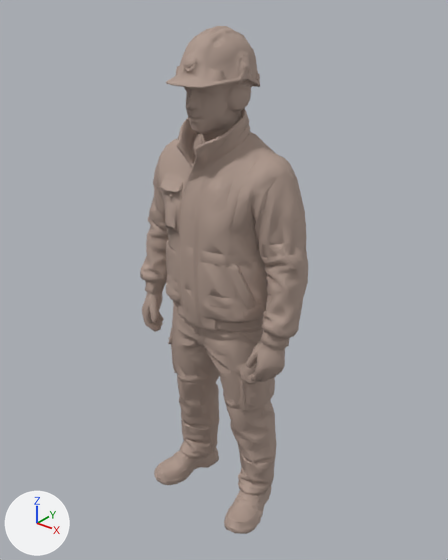
The glTF model assets/models/ourier-homme-02.glb: old version first, new version second.
Before and after are seen from a 50 mm camera at (1.209, -1.487, 1.859) aimed at (-0.003, 0.029, 0.92). Lighting does not change. The marker at lower left points along +X, +Y and +Z. The first picture is the older version.

The older version as bpy lines, for what is in view:
```python
me_mesh_0 = bpy.data.meshes.new('Mesh_0')
me_mesh_0.from_pydata(...)  # 5015 vertices, 10051 faces; spans x -0.34..0.34, y -0.18..0.18, z 0.0..1.74
me_mesh_0.materials.append(mat_ifcsurfacestylerendering_1750590)  # beige #ae998d
ob_mesh_0 = bpy.data.objects.new('Mesh_0', me_mesh_0)
ob_mesh_0.location = (0.0, 0.0, 0.0)
```
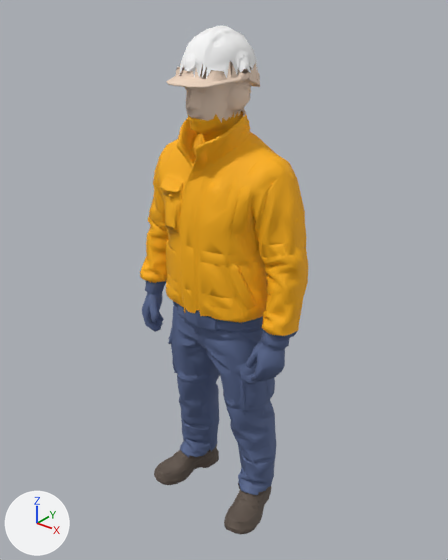
Changed parts and their boxes [x1, y1, x2, y2] in the pictures (448 x 560 px; the box of a moved part takes in the faces that stretch with it):
'Mesh_0', reshaped: before [140, 26, 308, 534]; after [140, 25, 308, 534]
part 1 of me_mesh_0, moved or reshaped: before [140, 26, 306, 533]; after [140, 25, 308, 534]
part 2 of me_mesh_0, recoloured (beige to white): [183, 26, 250, 78] in both
part 3 of me_mesh_0, recoloured: [154, 450, 271, 534] in both
part 4 of me_mesh_0, recoloured (beige to blue): [142, 284, 297, 492] in both
part 5 of me_mesh_0, recoloured (lighter): [173, 64, 260, 120] in both
part 6 of me_mesh_0, recoloured: [142, 116, 308, 333] in both

Edits to the bpy script that builds the scene:
```text
Add mat_chaussures:
    mat_chaussures = principled_material('chaussures')
    mat_chaussures.base_color = (0.12, 0.09, 0.07)  # brown #61554b
    mat_chaussures.roughness = 0.75
Add mat_peau:
    mat_peau = principled_material('peau')
    mat_peau.base_color = (0.85, 0.66, 0.52)  # beige #edd4bf
    mat_peau.roughness = 0.75
Add mat_pantalon:
    mat_pantalon = principled_material('pantalon')
    mat_pantalon.base_color = (0.1, 0.14, 0.28)  # blue #596990
    mat_pantalon.roughness = 0.75
Add mat_veste:
    mat_veste = principled_material('veste')
    mat_veste.base_color = (1.0, 0.45, 0.0)  # yellow #ffb300
    mat_veste.roughness = 0.75
Add mat_casque:
    mat_casque = principled_material('casque')
    mat_casque.base_color = (0.97, 0.97, 0.97)  # white #fcfcfc
    mat_casque.roughness = 0.75
Change me_mesh_0:
    used by ob_mesh_0; location = (0.0, 0.0, 0.0)
    remove me_mesh_0.from_pydata(...)  # 5015 vertices, 10051 faces; spans x -0.34..0.34, y -0.18..0.18, z 0.0..1.74
    add me_mesh_0.from_pydata(...)  # 5070 vertices, 10045 faces; spans x -0.34..0.34, y -0.18..0.18, z 0.0..1.74
    me_mesh_0 part 1: 138 vertices moved within x -0.31..0.31, y -0.18..0.16, z 0.0..1.73; 462 vertices removed from x -0.34..0.33, y -0.17..0.17, z 0.0..1.73; 517 vertices added at x -0.34..0.34, y -0.17..0.18, z 0.0..1.74
    me_mesh_0 part 2: 202 faces spanning x -0.1..0.1, y -0.13..0.12, z 1.61..1.74 switch from mat_ifcsurfacestylerendering_1750590 (beige #ae998d) to mat_casque (white #fcfcfc)
    me_mesh_0 part 3: 642 faces spanning x -0.25..0.24, y -0.18..0.14, z 0.0..0.11 switch from mat_ifcsurfacestylerendering_1750590 (beige #ae998d) to mat_chaussures (brown #61554b)
    me_mesh_0 part 4: 2553 faces spanning x -0.34..0.33, y -0.15..0.17, z 0.09..0.89 switch from mat_ifcsurfacestylerendering_1750590 (beige #ae998d) to mat_pantalon (blue #596990)
    me_mesh_0 part 5: 380 faces spanning x -0.11..0.11, y -0.17..0.13, z 1.49..1.64 switch from mat_ifcsurfacestylerendering_1750590 (beige #ae998d) to mat_peau (beige #edd4bf)
    me_mesh_0 part 6: 2418 faces spanning x -0.33..0.34, y -0.16..0.18, z 0.86..1.51 switch from mat_ifcsurfacestylerendering_1750590 (beige #ae998d) to mat_veste (yellow #ffb300)
```
